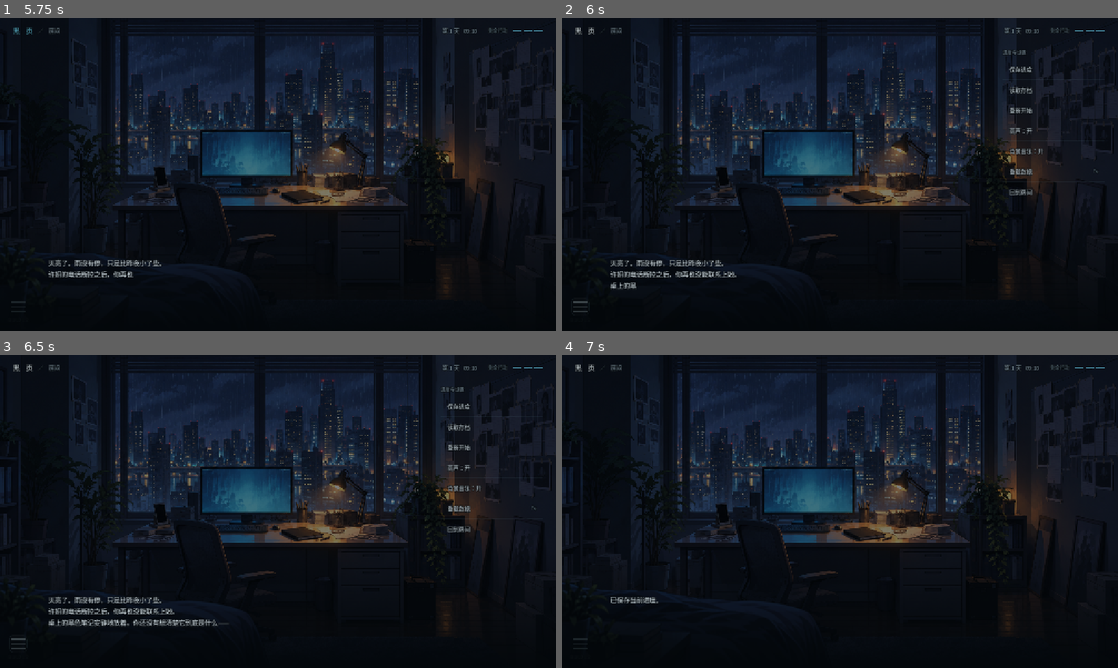
Above: before the commit, frames 1-4 (two rows, left to right).
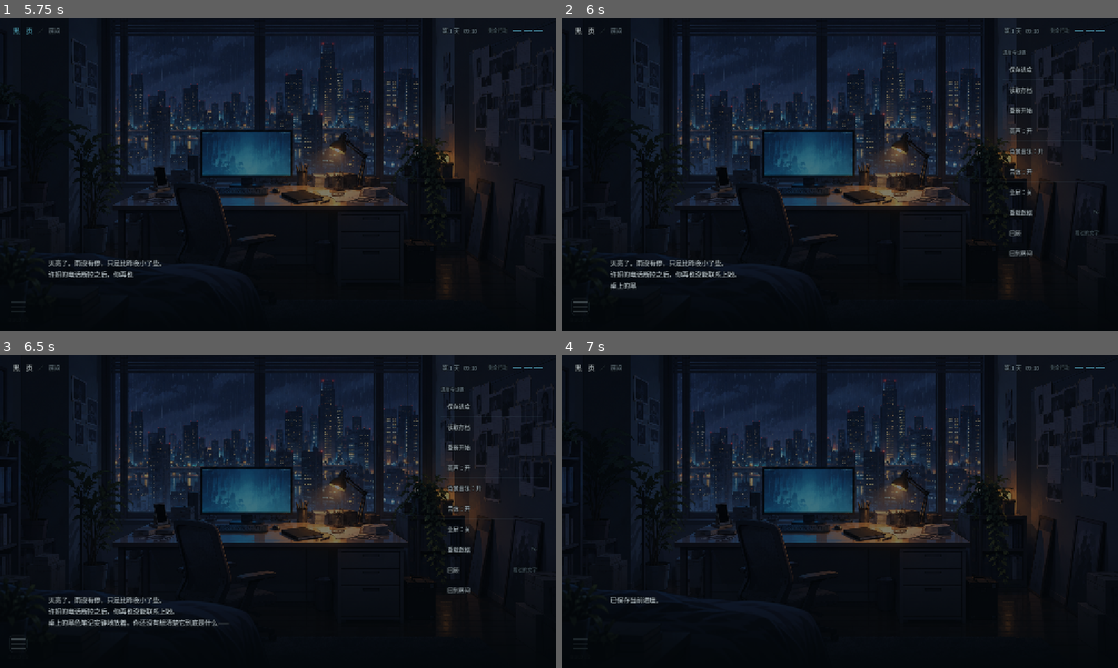
Above: after the commit, the same moments.

Repository: TreSir/-
Game: Godot game, scene res://scenes/black_page/main.tscn
Same seed, same stepped clock (60 frames per second), same inputs: the game is played once before the commit and once after it.
Inputs (mouse positions are in pixels of both pictures, inside the frame that each line leads up to):
- Up to frame 1 (5.75 s): click (278, 174) at 0.5 s; click (278, 174) at 1.25 s; click (127, 165) at 2.02 s; click "自动" at 2.75 s; click "自动中" at 3.5 s; click "跳过 ▸▸" at 4.25 s; click "黑 页" at 5 s
- Up to frame 2 (6 s): click (578, 305) at 5.75 s
- Up to frame 3 (6.5 s): no input
- Up to frame 4 (7 s): click (1051, 405) at 6.52 s

Frame 1 is identical in both runs. In frame 2, 0.3% of the frame differs, in the area x 80-97%, y 48-77%; in frame 3, 0.3%; in frame 4, nothing differs.

Commit message:
新功能：剧情回顾 + 设置菜单补全（音效 / 全屏）
一、剧情回顾（VN 刚需：点快了没看清能翻回来）
    - main 上加 _history（上限 120 条），记录点是**唯一**的：_show_next_beat()
    - 序章的正文也走同一条路：main 把 record_line 回调递给序章，序章在 _show_beat 里调
      为什么记在 main 而不是各处：回顾要收全（序章 + 第一章），只有一个地方能收全
    - 「回顾」面板照现有面板写（_begin_panel / _end_panel），倒序列出
    - 菜单加「回顾」项
    - 测试：走完序章后 _history 必须 >= 32 条

二、设置菜单补全
    - 音效开关（SfxPlayer.set_muted_by_player 早就有，只是没接进菜单）
    - 全屏开关
    - 顺带修：music_muted 声明时没有初值（Variant=null），
      传进要 bool 的参数会报 Invalid type —— 补上 := false

按 §０ 的第二问，这些全是**用已有能力拓展**：面板用现成的、菜单用现成的、
静音 API 早就在。没有新建任何组件。

按 §０ 的第三问，我原本计划抽一个「ReadingControls 大组件」把
自动/跳过/速度/回顾统一——**放弃了**：只有两个使用者、需求还没定型，
那个组件会「参数比使用者多」。先做最缺的那一件（回顾）。

⚠️ 过程中踩的坑（都是缩进/换行这一类）：
1. 插入菜单行时吃掉了下一行开头的制表符 → Parse Error
2. main.gd 里混着裸 CR → "Stray carriage return"，把整个文件换行统一化才干净
3. 类级 var 不能有缩进，我补初值时手滑加了制表符 → "Unexpected Indent"

冒烟测试 93 项全过（退出码 0）。

Diff:
--- a/scripts/black_page/main.gd
+++ b/scripts/black_page/main.gd
@@ -61,6 +61,7 @@
 var sfx: SfxPlayer
 var rain_muted := false
 var music_muted := false
+var sfx_muted := false
 var nav_buttons: Dictionary = {}
 
 var _scene_layer: TextureRect
@@ -86,6 +87,14 @@
 var _typer := Typewriter.new()
 ## 当前这批叙述的打字速度。用 _say() 的 speed 参数覆盖，默认取全局。
 var _beat_speed := UI.TYPE_SPEED
+
+## 看过的文字。**剧情回顾**用——玩家点快了没看清，能翻回来。
+## 记在 main 上而不是各处：回顾要覆盖「所有看过的字」，
+## 而序章和第一章的正文是分开跑的，只有这里能收全。
+var _history: Array = []
+
+## 回顾最多留这么多条，超了丢最旧的（存的是全文，别无限涨）。
+const HISTORY_CAP := 120
 var _in_room := true
 var _open_panel := ""
 
@@ -399,10 +408,17 @@
 	_add_toggle_row("雨声：%s" % ("关" if rain_muted else "开"), _toggle_rain)
 	_menu_panel.add_child(UI.rule(0.6))
 	_add_toggle_row("背景音乐：%s" % ("关" if music_muted else "开"), _toggle_music)
+
+	_menu_panel.add_child(UI.rule(0.6))
+
+	_add_toggle_row("音效：%s" % ("关" if sfx_muted else "开"), _toggle_sfx)
+	_menu_panel.add_child(UI.rule(0.6))
+	_add_toggle_row("全屏：%s" % ("开" if DisplayServer.window_get_mode() == DisplayServer.WINDOW_MODE_FULLSCREEN else "关"), _toggle_fullscreen)
 	if OS.is_debug_build():
 		_menu_panel.add_child(UI.rule(0.6))
 		_add_menu_row(_menu_panel, "重载数据", "F6", func(): _message(game.reload_data(), "已重载调查数据。"))
 	_menu_panel.add_child(UI.rule(0.6))
+	_add_menu_row(_menu_panel, "回顾", "看过的文字", _open_history)
 	_add_menu_row(_menu_panel, "回到房间", "", _enter_room)
 
 ## 开关类条目：点完不关菜单，直接原地重画，方便连着调。
@@ -419,6 +435,16 @@
 	if is_instance_valid(rain):
 		rain.set_muted_by_player(rain_muted)
 
+func _toggle_sfx() -> void:
+	sfx_muted = not sfx_muted
+	if is_instance_valid(sfx):
+		sfx.set_muted_by_player(sfx_muted)
+
+## 全屏开关。窗口模式只在这里切，别在别处改。
+func _toggle_fullscreen() -> void:
+	var full := DisplayServer.window_get_mode() == DisplayServer.WINDOW_MODE_FULLSCREEN
+	DisplayServer.window_set_mode(DisplayServer.WINDOW_MODE_WINDOWED if full else DisplayServer.WINDOW_MODE_FULLSCREEN)
+
 func _toggle_music() -> void:
 	music_muted = not music_muted
 	if is_instance_valid(music):
@@ -478,6 +504,14 @@
 	modal.hide()
 
 # ── 剧情推进 ─────────────────────────────────────────────────────────────
+## 记一句看过的文字。**序章也走这里**（它拿到的 game 旁边多一个 record 回调）。
+func record_line(text: String) -> void:
+	var clean := text.strip_edges()
+	if clean.is_empty(): return
+	_history.append(clean)
+	if _history.size() > HISTORY_CAP:
+		_history = _history.slice(_history.size() - HISTORY_CAP)
+
 ## 播一段叙述。点一下画面推进一句；**最后一句读完、再点一下才执行 on_done**。
 ## 调查的结算、回房间都挂在 on_done 上——主界面不摆任何推进按钮。
 ##
@@ -496,7 +530,9 @@
 		if done.is_valid(): done.call()
 		return
 	# 段内换行用 <br>，不是 \n——\n 是分段（点一次），<br> 只挪到下一行，不多点一次。
-	_typer.set_line(str(_queue.pop_front()), _beat_speed)
+	var line := str(_queue.pop_front())
+	_typer.set_line(line, _beat_speed)
+	record_line(line)
 	notice.text = ""
 	_set_speaker(_typer.full_text())
 
@@ -832,6 +868,7 @@
 	# 序章按页声明它要的音乐（「若有若无，然后消失」），播放器由这里递给它。
 	prologue.music = music
 	prologue.sfx = sfx
+	prologue.record = record_line
 	prologue.finished.connect(func():
 		prologue = null
 		_reveal_game())
@@ -1145,6 +1182,17 @@
 		return null
 	return load(path)
 
+## 剧情回顾：把看过的文字**倒着**列出来（最近的在最上面，翻起来顺手）。
+## 面板照现有那几个写（_begin_panel / _end_panel），不另立一套。
+func _open_history() -> void:
+	_begin_panel("history", "回顾", "看过的文字")
+	if _history.is_empty():
+		modal_rows.add_child(UI.flow("还没有看过任何文字。", UI.SIZE_BODY, UI.TEXT_DIM))
+	else:
+		for index in range(_history.size() - 1, -1, -1):
+			modal_rows.add_child(UI.flow(str(_history[index]), UI.SIZE_BODY, Color("c6d5dd")))
+	_end_panel("合上回顾")
+
 func _open_clues() -> void:
 	_begin_panel("clue", "线索", "你掌握的线索")
 	var rows := _clue_rows()
--- a/scripts/black_page/prologue.gd
+++ b/scripts/black_page/prologue.gd
@@ -43,6 +43,9 @@
 var music: Node
 ## main.gd 注入的音效播放器。音效是**事件型**的（分页触发一次，不循环）。
 var sfx: Node
+## main.gd 注入的记录回调：把看过的正文交给「剧情回顾」。
+## 不在这里自己存一份——回顾要收全（序章 + 第一章），只能有一个地方收。
+var record: Callable = Callable()
 
 func _load_pages() -> Array:
 	if source.is_empty():
@@ -381,6 +384,7 @@
 ## 段内换行用 `<br>`（不是 \n）——`\n` 是分段，`<br>` 只是把句子挪到下一行，不多点一次。
 func _show_beat() -> void:
 	_typer.set_line(str(_beats[_beat]), _speed)
+	if record.is_valid(): record.call(_typer.full_text())
 	body.text = ""
 	if _body_scroll != null:
 		_body_scroll.scroll_vertical = 0
--- a/scripts/black_page/ui_style.gd
+++ b/scripts/black_page/ui_style.gd
@@ -38,7 +38,6 @@
 
 # ── 字号（四档，别再全用同一个号）──────────────────────────────────────
 const SIZE_DISPLAY := 68
-const SIZE_CHAPTER := 86
 const SIZE_TITLE := 24
 const SIZE_BODY := 18
 const SIZE_UI := 15
--- a/tests/black_page_smoke.gd
+++ b/tests/black_page_smoke.gd
@@ -241,6 +241,9 @@
 		await get_tree().process_frame
 		prologue_guard += 1
 	check(prologue_guard >= 32, "every prologue page was walked (%d)" % prologue_guard)
+	# 剧情回顾：序章的正文必须被记下来——玩家点快了要能翻回去看。
+	# 记在 main 而不是序章自己：回顾要收全（序章 + 第一章），只能有一个地方收。
+	check((ui._history as Array).size() >= 32, "prologue text lands in the review history")
 	if "--capture-render" in OS.get_cmdline_user_args():
 		await get_tree().create_timer(1.1).timeout
 		await RenderingServer.frame_post_draw
Not shown, changed: README.md
Not shown, changed: docs/ARCHITECTURE.md
Not shown, changed: docs/ART_ASSETS.md
